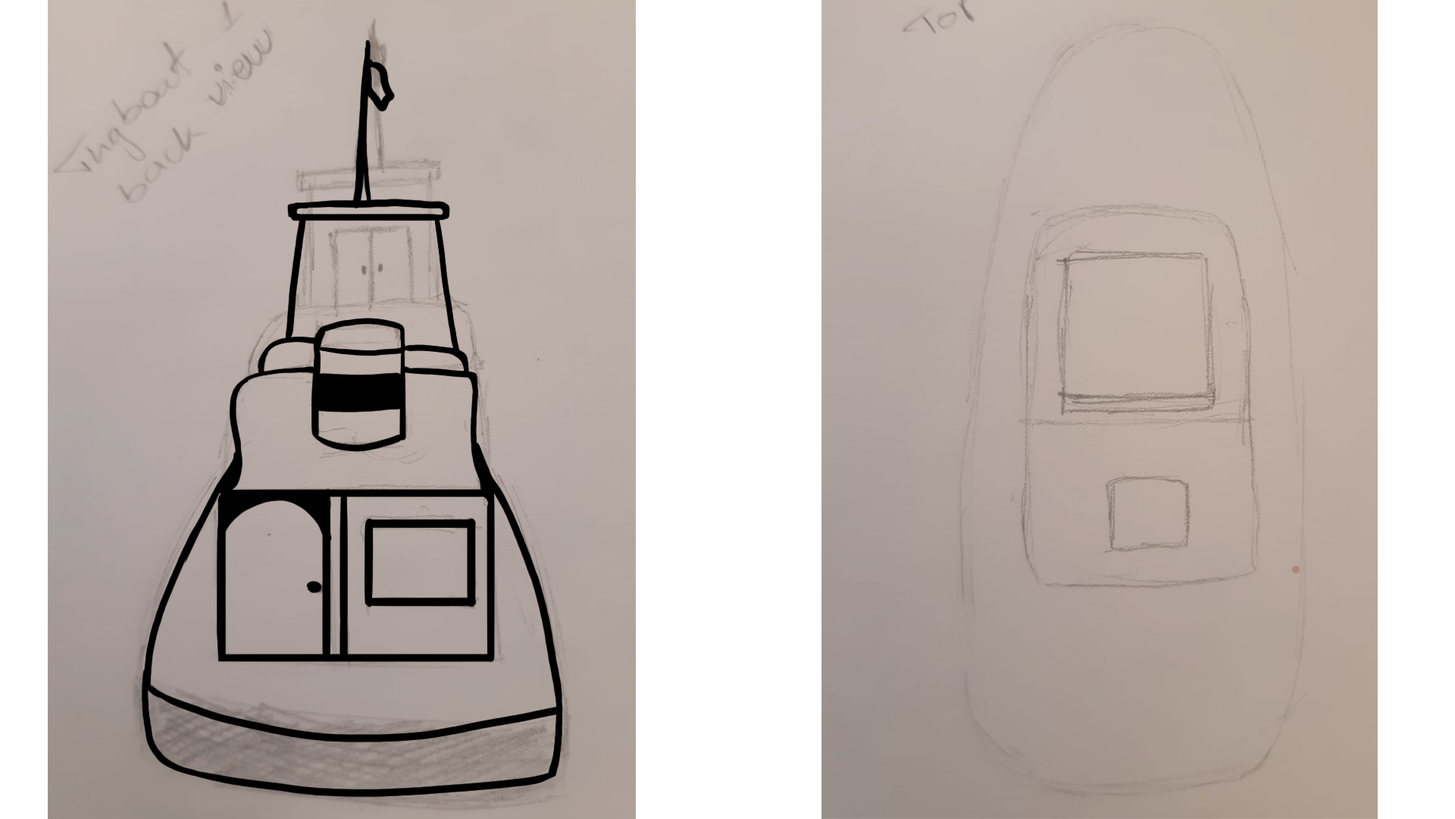
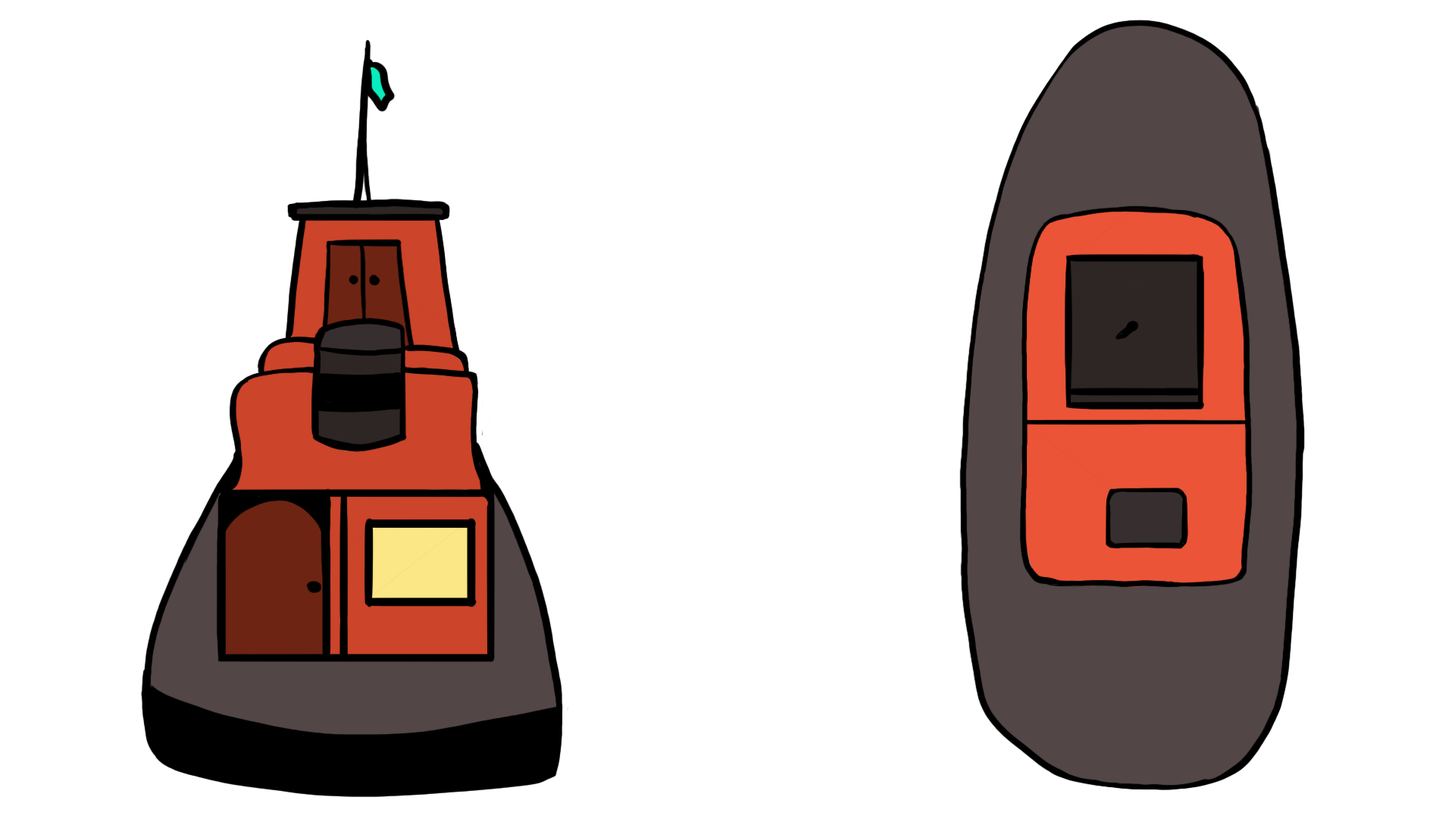
The second 1455px x 819px image is a revision of the first. Changes to its layers:
added group "right boat" with 2 layers above "left boat" over [959, 19, 1306, 790]
added layer "lineart" (1st of 2, in "right boat") in group "right boat" over [959, 19, 1306, 790]
added layer "colors" in group "right boat" over [964, 24, 1303, 788]
added group "left boat" with 2 layers above "background" over [47, 0, 1379, 819]
moved "lineart" (2nd of 2, in "left boat") into group "left boat", painted on it over [140, 39, 570, 798]
removed layer "WhatsApp Image 2019-09-04 at 11.27.18 (2)" (was 77%) over [821, 0, 1379, 819]
removed layer "WhatsApp Image 2019-09-04 at 11.27.18 (1)" (was 79%) over [47, 0, 1302, 819]
added layer "color" in group "left boat" over [47, 0, 1379, 819]
